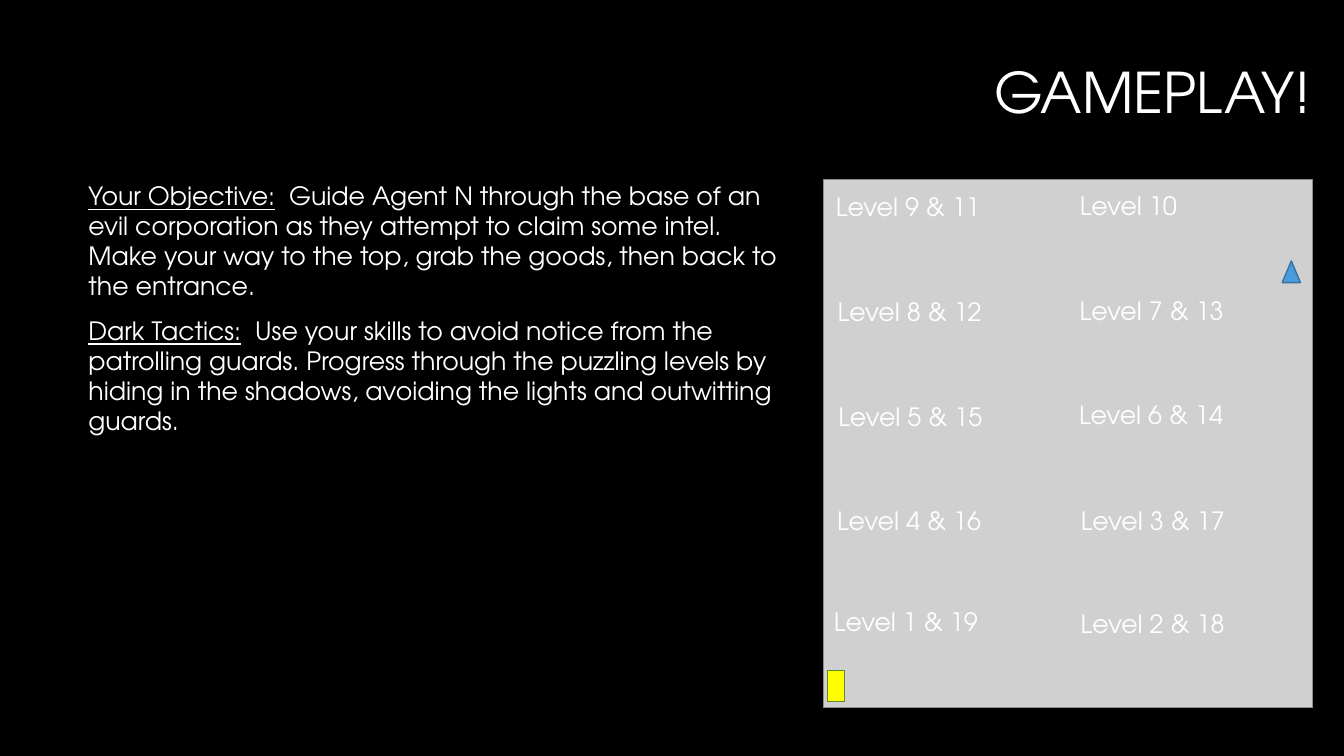
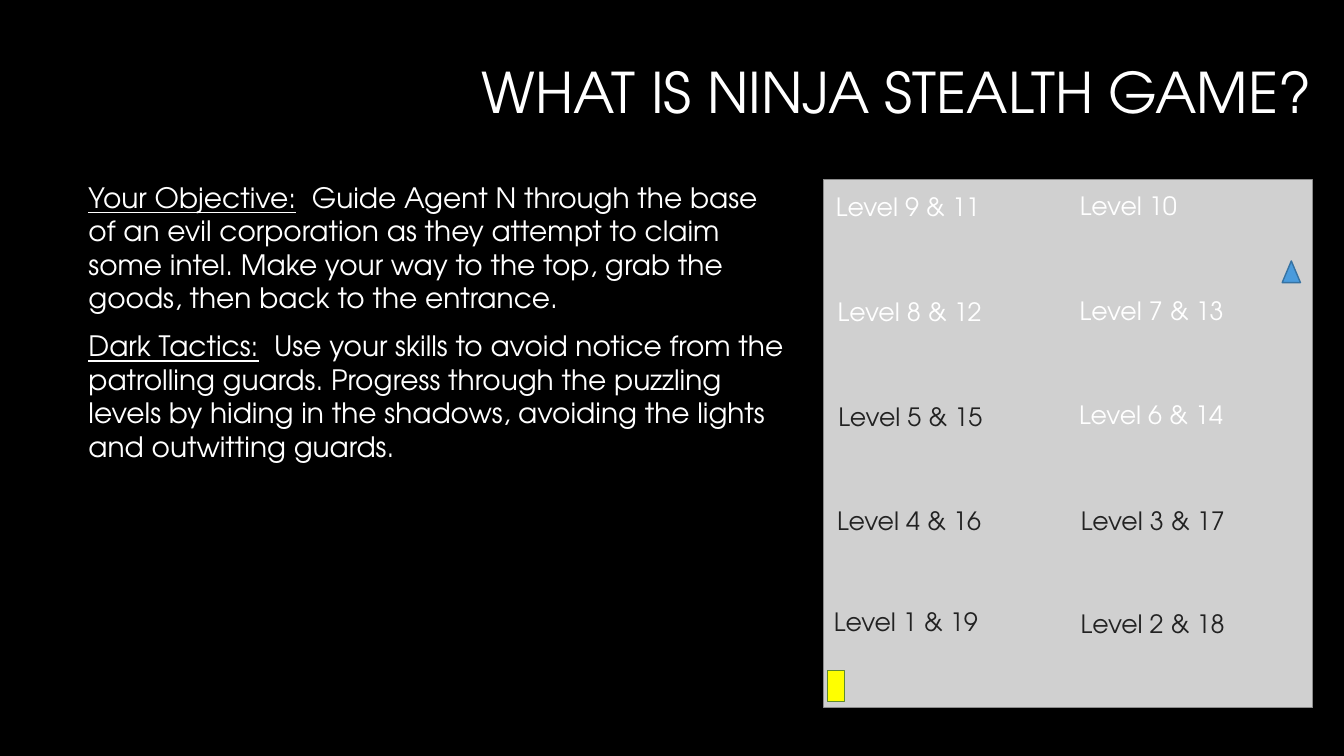
Before and after one commit to JoshuaPetherick/NSG, a slide deck: slide 2 of PresentationDraft.pptx. Drawn at 1344x756 pixels with LibreOffice and Linux fonts; fonts in the diff are those of the drawing; grey boxes stand for pictures; background and template pictures are left out. Boxes give left, top, right and bottom in pixels: in the first picture for what was removed or moved away, otherwise in the second. Text is boxed around its words. In the diff, an @@ line names an element or a change of style, - is before the commit and + after.

```diff
--- a/PresentationDraft.pptx
+++ b/PresentationDraft.pptx
@@ title at (481, 71, 1311, 114): text changed @@
-GAMEPLAY!
+WHAT IS NINJA STEALTH GAME?
@@ text "Your Objective: Guide Agent N ..." at (88, 187, 783, 463): size 18 to 20 pt @@
@@ text colour #FFFFFF to #222222 in 5 elements at (834, 612, 978, 632), (1081, 614, 1225, 634), (1081, 511, 1225, 531), (838, 407, 982, 427), (837, 511, 981, 531) @@
```
Also in this commit, not shown: 4 other slides changed.
